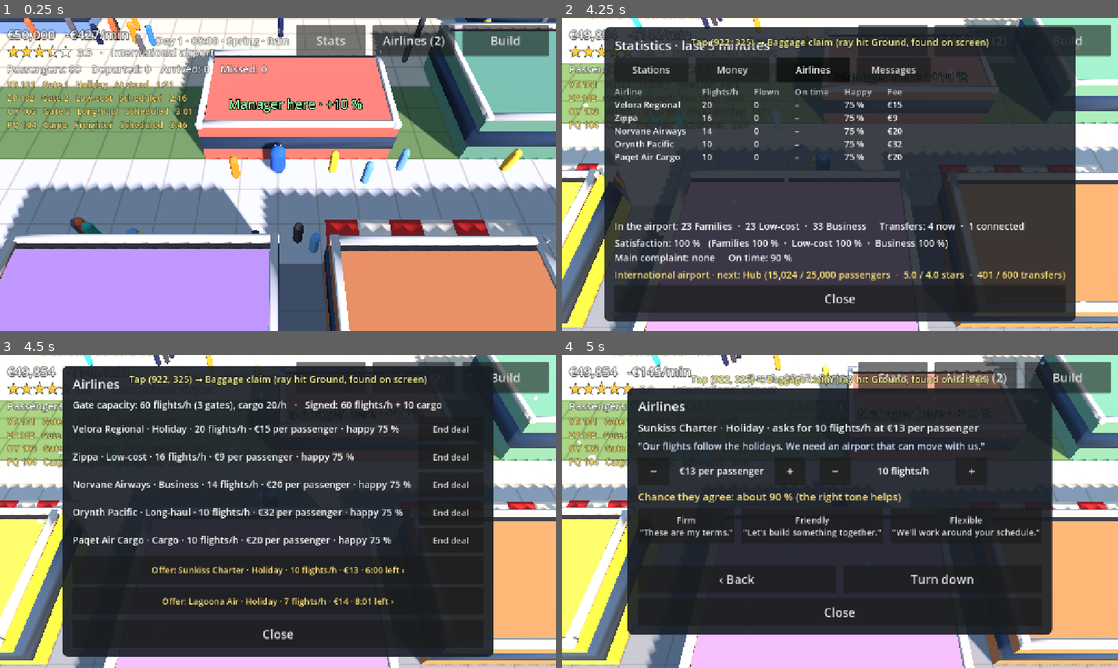
Above: before the commit, frames 1-4 (two rows, left to right).
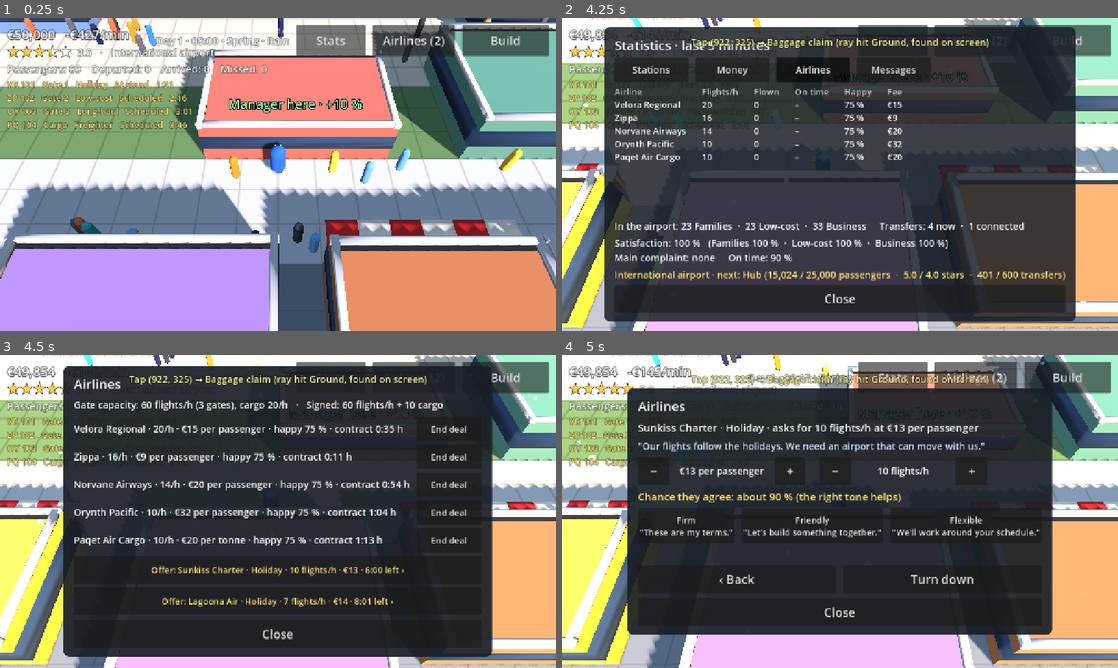
Above: after the commit, the same moments.

Repository: jakobmaier16-pixel/airport-idle
Game: Godot game, scene res://tests/screenshots.tscn
The game is run twice, just before and just after one commit, with the same random seed, the same clock (stepped at 60 frames per second) and the same inputs. This scene is started directly instead of the project's main scene.
Inputs (mouse positions are in pixels of both pictures, inside the frame that each line leads up to):
- Up to frame 1 (0.25 s): no input
- Up to frame 2 (4.25 s): move the mouse to (962, 158) at 0.52 s; hold D (move_right) 0.53-1.25 s; click (962, 158) at 0.67 s; drag from (728, 190) to (812, 237) at 1.27 s; move the mouse to (895, 105) at 2.02 s; hold D (move_right) 2.03-2.75 s; drag from (812, 237) to (673, 127) at 2.77 s; move the mouse to (1006, 221) at 3.52 s; hold A (move_left) from 3.53 s (still down)
- Up to frame 3 (4.5 s): release A (move_left) at 4.25 s; drag from (111, 464) to (194, 433) at 4.27 s
- Up to frame 4 (5 s): no input

Frames 1-2 are identical in both runs. In frame 3, 7.3% of the frame differs, in the area x 11-89%, y 3-97%; in frame 4, nothing differs.

Commit message:
Contract renewals: airlines ask to renew before their deal ends, terms follow happiness
Co-Authored-By: Claude Opus 5.5 <noreply@anthropic.com>

Diff:
--- a/scenes/main/main.gd
+++ b/scenes/main/main.gd
@@ -153,6 +153,10 @@
 
 
 func _on_offer_arrived(offer: AirlineOffer) -> void:
+	if offer.is_renewal:
+		_hud.notify("%s's contract ends in 10 minutes. They offer to renew: %d flights/h at %s. Tap Airlines; without a renewal they leave." % [
+			offer.type.display_name, offer.flights_per_hour, Economy.format(offer.fee)])
+		return
 	_hud.notify("New offer: %s (%s) wants %d flights per hour. Tap Airlines to negotiate." % [
 		offer.type.display_name, offer.type.route, offer.flights_per_hour])
 
--- a/scenes/ui/airlines_panel.gd
+++ b/scenes/ui/airlines_panel.gd
@@ -95,8 +95,9 @@
 	_negotiation_view.visible = true
 	_result_label.text = ""
 	var type := offer.type
-	_airline_label.text = "%s · %s · asks for %d flights/h at %s per passenger" % [
-		type.display_name, type.route, offer.flights_per_hour, Economy.format(offer.fee)]
+	_airline_label.text = "%s · %s · %s %d flights/h at %s per %s" % [
+		type.display_name, type.route, "wants to renew:" if offer.is_renewal else "asks for",
+		offer.flights_per_hour, Economy.format(offer.fee), "tonne" if type.cargo else "passenger"]
 	_pitch_label.text = "\"%s\"" % type.pitch
 	_update_negotiation()
 
@@ -139,15 +140,17 @@
 		_rebuild_list()
 	for i in airlines.signed.size():
 		var airline := airlines.signed[i]
-		_row_labels[i].text = "%s · %s · %d flights/h · %s per passenger · happy %d %%" % [
-			airline.type.display_name, airline.type.route, airline.flights_per_hour,
-			Economy.format(airline.fee), roundi(airline.happiness)]
+		var minutes := ceili(airline.contract_left / 60.0)
+		_row_labels[i].text = "%s · %d/h · %s per %s · happy %d %% · contract %d:%02d h" % [
+			airline.type.display_name, airline.flights_per_hour,
+			Economy.format(airline.fee), "tonne" if airline.type.cargo else "passenger", roundi(airline.happiness),
+			minutes / 60, minutes % 60]
 		_row_labels[i].add_theme_color_override(&"font_color", UNHAPPY_COLOR if airline.happiness < Airlines.COMPLAIN_BELOW else Color.WHITE)
 	for i in airlines.offers.size():
 		var offer := airlines.offers[i]
 		var seconds := ceili(offer.expires_in)
-		_offer_buttons[i].text = "Offer: %s · %s · %d flights/h · %s%s · %d:%02d left ›" % [
-			offer.type.display_name, offer.type.route, offer.flights_per_hour, Economy.format(offer.fee),
+		_offer_buttons[i].text = "%s: %s · %s · %d flights/h · %s%s · %d:%02d left ›" % [
+			"Renewal" if offer.is_renewal else "Offer", offer.type.display_name, offer.type.route, offer.flights_per_hour, Economy.format(offer.fee),
 			" (counter-offer)" if offer.is_counter else "", seconds / 60, seconds % 60]
 
 
--- a/scripts/dev/showcase_airport.gd
+++ b/scripts/dev/showcase_airport.gd
@@ -81,9 +81,12 @@
 	airlines.sign_deal(Airlines.CATALOG.find(&"norvane"), 14, 20.0)
 	airlines.sign_deal(Airlines.CATALOG.find(&"orynth"), 10, 32.0)
 	airlines.sign_deal(Airlines.CATALOG.find(&"paqet"), 10, 20.0)
-	# These have flown here for a while: no first-landing cutscene for them.
+	# These have flown here for a while: no first-landing cutscene for them, and contracts that
+	# run out at different times (Zippa asks to renew in about 5 minutes, §10.4).
 	for airline in airlines.signed:
 		airline.first_landing_seen = true
+		airline.contract_left = Airlines.CONTRACT_SECONDS * (0.4 + 0.1 * airlines.signed.find(airline))
+	airlines.signed[1].contract_left = Airlines.RENEWAL_NOTICE + 300.0
 	airlines.offers.append(AirlineOffer.new(Airlines.CATALOG.find(&"sunkiss"), 10, 13.0))
 
 	# Staff for every counter and lane, with a mix of new and experienced employees (§9.1).
--- a/scripts/simulation/airline.gd
+++ b/scripts/simulation/airline.gd
@@ -16,6 +16,9 @@
 var flown: int = 0
 var late: int = 0
 var refused: int = 0
+## Seconds until the contract ends (design doc §10.4), and whether the airline already asked to renew.
+var contract_left: float = Airlines.CONTRACT_SECONDS
+var renewal_offered: bool = false
 ## True once its first landing was celebrated (design doc §14).
 var first_landing_seen: bool = false
 ## True after the airline complained, until it is happy again (so it complains once).
--- a/scripts/simulation/airline_offer.gd
+++ b/scripts/simulation/airline_offer.gd
@@ -10,9 +10,14 @@
 var expires_in: float = Airlines.OFFER_LIFETIME
 ## A counter-offer after the player's terms were turned down: sign or decline, no more haggling.
 var is_counter: bool = false
+## A signed airline asking to renew its contract (design doc §10.4).
+var is_renewal: bool = false
+## The fee the airline thinks fair (the negotiation's reference); `fee` may change in a counter-offer.
+var base_fee: float
 
 
 func _init(airline_type: AirlineType, flights: int, fee_per_passenger: float) -> void:
 	type = airline_type
 	flights_per_hour = flights
 	fee = fee_per_passenger
+	base_fee = fee_per_passenger
--- a/scripts/simulation/airlines.gd
+++ b/scripts/simulation/airlines.gd
@@ -32,6 +32,15 @@
 const COMPLAIN_BELOW: float = 40.0
 const CALM_ABOVE: float = 50.0
 const LEAVE_BELOW: float = 25.0
+## Contracts (design doc §10.4): length, how early the airline asks to renew, and how its
+## happiness changes the terms it asks for.
+const CONTRACT_SECONDS: float = 5760.0
+const RENEWAL_NOTICE: float = 600.0
+const HAPPY_RENEWAL: float = 70.0
+const UNHAPPY_RENEWAL: float = 45.0
+const HAPPY_FEE_FACTOR: float = 1.1
+const UNHAPPY_FEE_FACTOR: float = 0.85
+const HAPPY_EXTRA_FLIGHTS: int = 2
 ## Limits of the terms the player can propose.
 const FEE_MIN: float = 4.0
 const FEE_MAX: float = 40.0
@@ -88,6 +97,7 @@
 		offer.expires_in -= delta
 		if offer.expires_in <= 0.0:
 			offers.erase(offer)
+	_tick_contracts(delta)
 	for id in _cooldowns.keys():
 		_cooldowns[id] -= delta
 		if _cooldowns[id] <= 0.0:
@@ -155,7 +165,7 @@
 ## How likely the airline agrees to `fee` and `flights` said in `tone`, 0..1.
 func chance(offer: AirlineOffer, fee: float, flights: int, tone: AirlineType.Tone, stars: float) -> float:
 	var type := offer.type
-	var result := BASE_CHANCE - (fee / type.expected_fee - 1.0) * CHANCE_PER_FEE_SHARE
+	var result := BASE_CHANCE - (fee / offer.base_fee - 1.0) * CHANCE_PER_FEE_SHARE
 	result -= (1.0 - float(flights) / offer.flights_per_hour) * CHANCE_PER_MISSING_FLIGHTS
 	result += maxf(stars - type.min_stars, 0.0) * CHANCE_PER_STAR
 	if tone == type.likes:
@@ -176,7 +186,7 @@
 		return Answer.ACCEPTED
 	if agree_chance >= COUNTER_MIN_CHANCE:
 		offer.is_counter = true
-		offer.fee = roundf((fee + offer.type.expected_fee) * 0.5)
+		offer.fee = roundf((fee + offer.base_fee) * 0.5)
 		offer.flights_per_hour = flights
 		return Answer.COUNTER
 	decline(offer)
@@ -191,9 +201,52 @@
 
 
 ## Turns an offer down (or the airline walked away): no new offer from them for a while.
+## A turned-down renewal: the airline keeps flying until its contract ends, then leaves.
 func decline(offer: AirlineOffer) -> void:
 	offers.erase(offer)
-	_cooldowns[offer.type.id] = COOLDOWN
+	if not offer.is_renewal:
+		_cooldowns[offer.type.id] = COOLDOWN
+
+
+## The renewal offer of `airline`, or null.
+func renewal_of(airline: Airline) -> AirlineOffer:
+	for offer in offers:
+		if offer.is_renewal and offer.type == airline.type:
+			return offer
+	return null
+
+
+# Contracts run out (design doc §10.4): the airline asks to renew shortly before, on terms set by
+# its happiness, and leaves when the contract ends without a renewal.
+func _tick_contracts(delta: float) -> void:
+	for airline in signed.duplicate():
+		airline.contract_left -= delta
+		if airline.contract_left <= RENEWAL_NOTICE and not airline.renewal_offered:
+			airline.renewal_offered = true
+			var offer := renewal_terms(airline)
+			offer.expires_in = airline.contract_left
+			offers.append(offer)
+			offer_arrived.emit(offer)
+		if airline.contract_left <= 0.0:
+			var pending := renewal_of(airline)
+			if pending != null:
+				offers.erase(pending)
+			end_deal(airline)
+			airline_left.emit(airline)
+
+
+## What `airline` asks for to renew: more flights and a higher fee when happy, a discount when not.
+func renewal_terms(airline: Airline) -> AirlineOffer:
+	var flights := airline.flights_per_hour
+	var fee := airline.fee
+	if airline.happiness >= HAPPY_RENEWAL:
+		flights += HAPPY_EXTRA_FLIGHTS
+		fee = roundf(fee * HAPPY_FEE_FACTOR)
+	elif airline.happiness < UNHAPPY_RENEWAL:
+		fee = roundf(fee * UNHAPPY_FEE_FACTOR)
+	var offer := AirlineOffer.new(airline.type, flights, fee)
+	offer.is_renewal = true
+	return offer
 
 
 ## The player ends a deal.
@@ -235,12 +288,14 @@
 			"credit": airline.credit, "happiness": airline.happiness, "flown": airline.flown,
 			"refused": airline.refused, "complained": airline.complained, "late": airline.late,
 			"first_landing": airline.first_landing_seen,
+			"contract_left": airline.contract_left, "renewal_offered": airline.renewal_offered,
 		})
 	var saved_offers: Array[Dictionary] = []
 	for offer in offers:
 		saved_offers.append({
 			"id": String(offer.type.id), "flights": offer.flights_per_hour, "fee": offer.fee,
 			"expires_in": offer.expires_in, "counter": offer.is_counter,
+			"renewal": offer.is_renewal, "base_fee": offer.base_fee,
 		})
 	return {"signed": saved_signed, "offers": saved_offers, "next_offer_in": _next_offer_in, "cooldowns": _cooldowns}
 
@@ -263,6 +318,8 @@
 		airline.refused = int(entry.get("refused", 0))
 		airline.late = int(entry.get("late", 0))
 		airline.first_landing_seen = bool(entry.get("first_landing", airline.flown > 0))
+		airline.contract_left = float(entry.get("contract_left", CONTRACT_SECONDS))
+		airline.renewal_offered = bool(entry.get("renewal_offered", false))
 		airline.complained = bool(entry.get("complained", false))
 		signed.append(airline)
 	for entry: Dictionary in data.get("offers", []):
@@ -272,6 +329,8 @@
 		var offer := AirlineOffer.new(type, int(entry.get("flights", type.flights_min)), float(entry.get("fee", type.expected_fee)))
 		offer.expires_in = float(entry.get("expires_in", OFFER_LIFETIME))
 		offer.is_counter = bool(entry.get("counter", false))
+		offer.is_renewal = bool(entry.get("renewal", false))
+		offer.base_fee = float(entry.get("base_fee", offer.fee))
 		offers.append(offer)
 	_next_offer_in = float(data.get("next_offer_in", FIRST_OFFER_AFTER))
 	var cooldowns: Dictionary = data.get("cooldowns", {})
@@ -288,6 +347,14 @@
 
 func _sign(offer: AirlineOffer, fee: float, flights: int) -> Airline:
 	offers.erase(offer)
+	var current := find_signed(offer.type)
+	if offer.is_renewal and current != null:
+		# A renewal: the same airline, new terms and a new contract.
+		current.fee = fee
+		current.flights_per_hour = flights
+		current.contract_left = CONTRACT_SECONDS
+		current.renewal_offered = false
+		return current
 	return sign_deal(offer.type, flights, fee)
 
 
--- /dev/null
+++ b/tests/cases/test_41_renewals.gd
@@ -0,0 +1,86 @@
+extends TestCase
+## Contract renewals (design doc §10.4).
+
+
+func _airline() -> Airline:
+	return Airport.airlines.signed[0]
+
+
+func _offered(airline: Airline) -> AirlineOffer:
+	return Airport.airlines.renewal_of(airline)
+
+
+func test_renewal_offer_before_the_end() -> void:
+	var airline := _airline()
+	airline.contract_left = Airlines.RENEWAL_NOTICE + 5.0
+	sim_seconds(4)
+	check(_offered(airline) == null, "not yet")
+	sim_seconds(2)
+	var offer := _offered(airline)
+	check(offer != null, "ten minutes before the end, the airline asks to renew")
+	if offer != null:
+		check(absf(offer.expires_in - airline.contract_left) < 0.2, "the offer runs until the contract ends")
+
+
+func test_terms_follow_happiness() -> void:
+	var airline := _airline()
+	airline.happiness = 90.0
+	var happy := Airport.airlines.renewal_terms(airline)
+	check_eq(happy.flights_per_hour, airline.flights_per_hour + Airlines.HAPPY_EXTRA_FLIGHTS, "happy airlines want more flights")
+	check(happy.fee > airline.fee, "and pay more")
+	airline.happiness = 60.0
+	check_eq(Airport.airlines.renewal_terms(airline).fee, airline.fee, "content: the same terms")
+	airline.happiness = 30.0
+	check(Airport.airlines.renewal_terms(airline).fee < airline.fee, "unhappy airlines want a discount")
+
+
+func test_renewing_keeps_the_airline() -> void:
+	var airline := _airline()
+	airline.happiness = 90.0
+	airline.contract_left = Airlines.RENEWAL_NOTICE - 1.0
+	sim_seconds(0.2)
+	var offer := _offered(airline)
+	check(offer != null, "renewal offered")
+	if offer == null:
+		return
+	var answer := Airport.airlines.propose(offer, offer.fee, offer.flights_per_hour, airline.type.likes, 5.0)
+	if answer == Airlines.Answer.COUNTER:
+		Airport.airlines.accept_counter(offer)
+	elif answer == Airlines.Answer.REJECTED:
+		check(false, "a fair renewal at a five-star airport isn't rejected")
+	check(Airport.airlines.signed.has(airline), "the same airline")
+	check(airline.contract_left > Airlines.CONTRACT_SECONDS - 1.0, "with a new contract")
+	check_eq(airline.flights_per_hour, offer.flights_per_hour, "and the new terms")
+	check(airline.happiness > 80.0, "and its happiness kept")
+
+
+func test_no_renewal_means_leaving() -> void:
+	var airline := _airline()
+	var left: Array[Airline] = []
+	Airport.airlines.airline_left.connect(func(a: Airline) -> void: left.append(a))
+	airline.contract_left = Airlines.RENEWAL_NOTICE - 1.0
+	sim_seconds(0.2)
+	Airport.airlines.decline(_offered(airline))
+	check(Airport.airlines.signed.has(airline), "it keeps flying until the contract ends")
+	sim_seconds(Airlines.RENEWAL_NOTICE)
+	check(not Airport.airlines.signed.has(airline), "then it leaves")
+	check_eq(left.size(), 1, "and the player is told")
+
+
+func test_contracts_are_saved() -> void:
+	var airline := _airline()
+	airline.contract_left = 1234.0
+	var data := JSON.parse_string(JSON.stringify(Airport.save_state())) as Dictionary
+	Airport.load_state(data)
+	check_eq(Airport.airlines.signed[0].contract_left, 1234.0, "contract time restored")
+
+
+func test_panel_shows_renewal() -> void:
+	ShowcaseAirport.build(0.0)
+	var airline: Airline = Airport.airlines.signed[1]
+	sim_seconds(airline.contract_left - Airlines.RENEWAL_NOTICE + 1.0)
+	await start_game()
+	hud().show_airlines()
+	await frames(2)
+	var buttons := ui("AirlinesPanel/Content/ListView").get_children().filter(func(c: Node) -> bool: return c is Button)
+	check(buttons.any(func(b: Button) -> bool: return b.text.begins_with("Renewal: " + airline.type.display_name)), "renewal listed")
Not shown, added: tests/cases/test_41_renewals.gd.uid
Not shown, changed: docs/game_design.md
